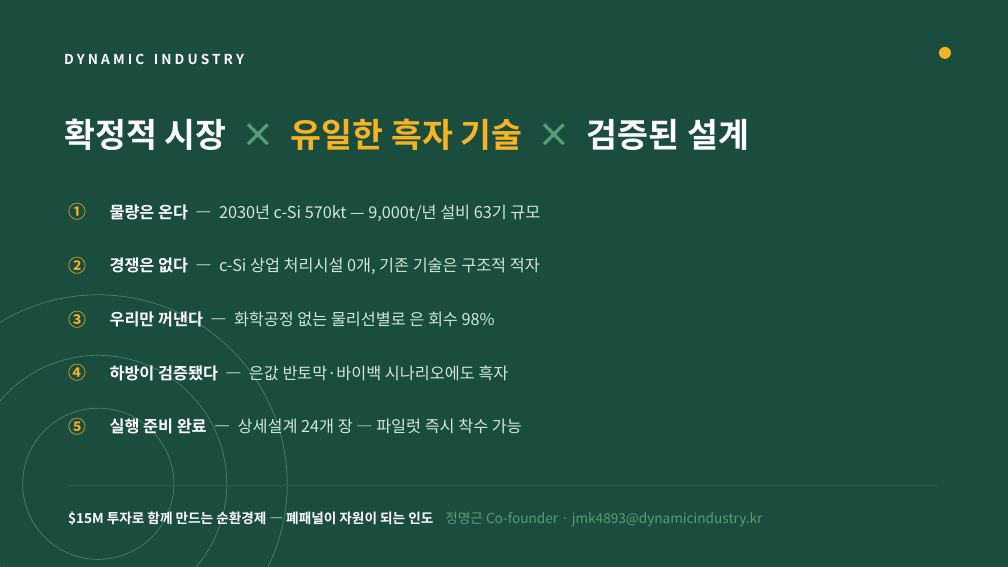
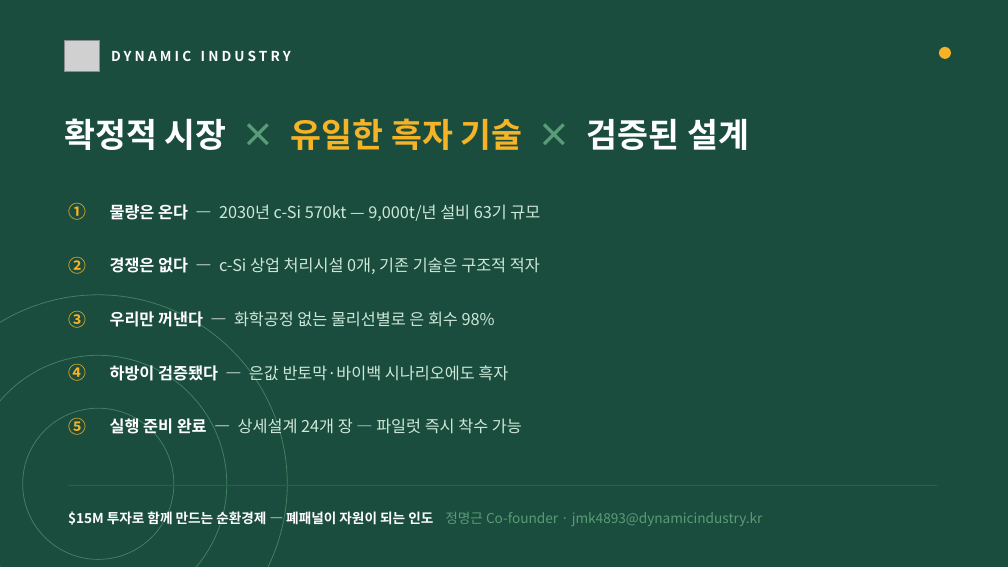
Before and after one commit to jmk4893-sys/Dynamic-industry, a slide deck: slide 6 of Dynamic_Industry_Elevator_Deck.pptx. Drawn at 1008x567 pixels with LibreOffice and Linux fonts; fonts in the diff are those of the drawing; grey boxes stand for pictures. Boxes give left, top, right and bottom in pixels: in the first picture for what was removed or moved away, otherwise in the second. Text is boxed around its words. In the diff, an @@ line names an element or a change of style, - is before the commit and + after.

```diff
--- a/Dynamic_Industry_Elevator_Deck.pptx
+++ b/Dynamic_Industry_Elevator_Deck.pptx
@@ picture added at [64,40,100,72] @@
@@ text "DYNAMIC INDUSTRY": place and size @@
-text "DYNAMIC INDUSTRY" at [64,53,244,64]
+text "DYNAMIC INDUSTRY" at [111,50,291,61]
```
Also in this commit, not shown: 5 other slides changed, 8 other files.
